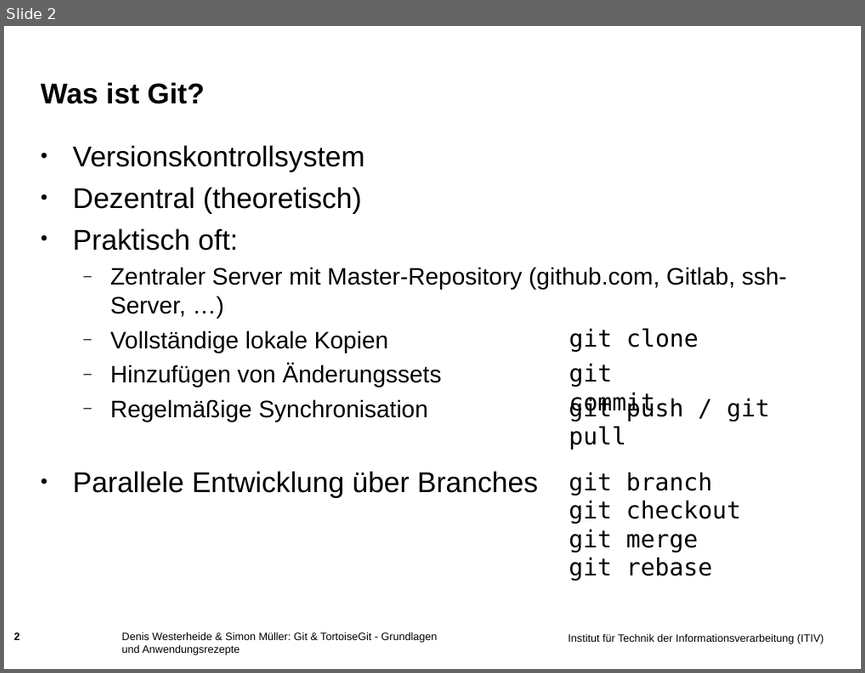
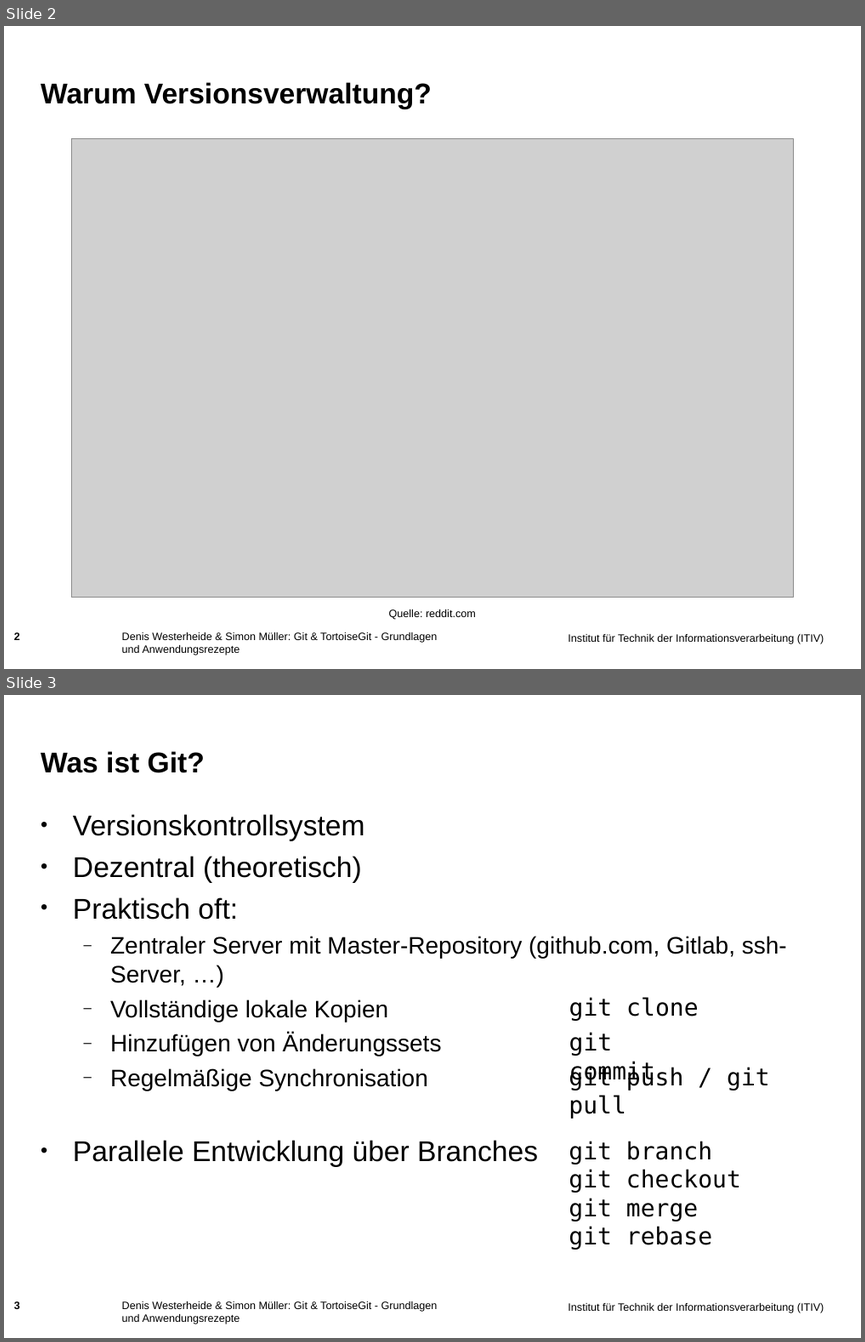
Before and after one commit to muellesi/PSE_2018, a slide deck: Präsentation/Simon/Praesentationsfolien_Simon.ppt. Shown one above the other, each under a label of ours: slide 2 before the commit, slides 2 and 3 after it. The pictures are 865x673 and 865x1342 pixels, drawn with LibreOffice and Linux fonts; fonts in the diff are those of the drawing; grey boxes stand for pictures; background and template pictures are left out. Boxes give left, top, right and bottom in pixels: in the first picture for what was removed or moved away, otherwise in the second. Text is boxed around its words. In the diff, an @@ line names an element or a change of style, - is before the commit and + after.

```diff
--- a/Präsentation/Simon/Praesentationsfolien_Simon.ppt
+++ b/Präsentation/Simon/Praesentationsfolien_Simon.ppt
@@ slide 2 added at [4, 26, 861, 669], background picture (left out); not listed: 1 template element that a slide beside it also shows @@
@@ title added at [41, 82, 432, 109], 24 pt, text #000000, bold @@
+Warum Versionsverwaltung?
@@ picture added at [72, 138, 793, 596] @@
@@ text added at [389, 609, 476, 619], 9 pt, text #000000 @@
+Quelle: reddit.com
@@ page number added at [14, 632, 20, 640], 9 pt, text #000000, bold @@
+2
@@ text added at [122, 632, 438, 655], 9 pt, text #000000 @@
+Denis Westerheide & Simon Müller: Git & TortoiseGit - Grundlagen und Anwendungsrezepte
@@ what was slide 2 is now slide 3 @@
```
Also in this commit, not shown: 5 slides changed, 2 other files.
